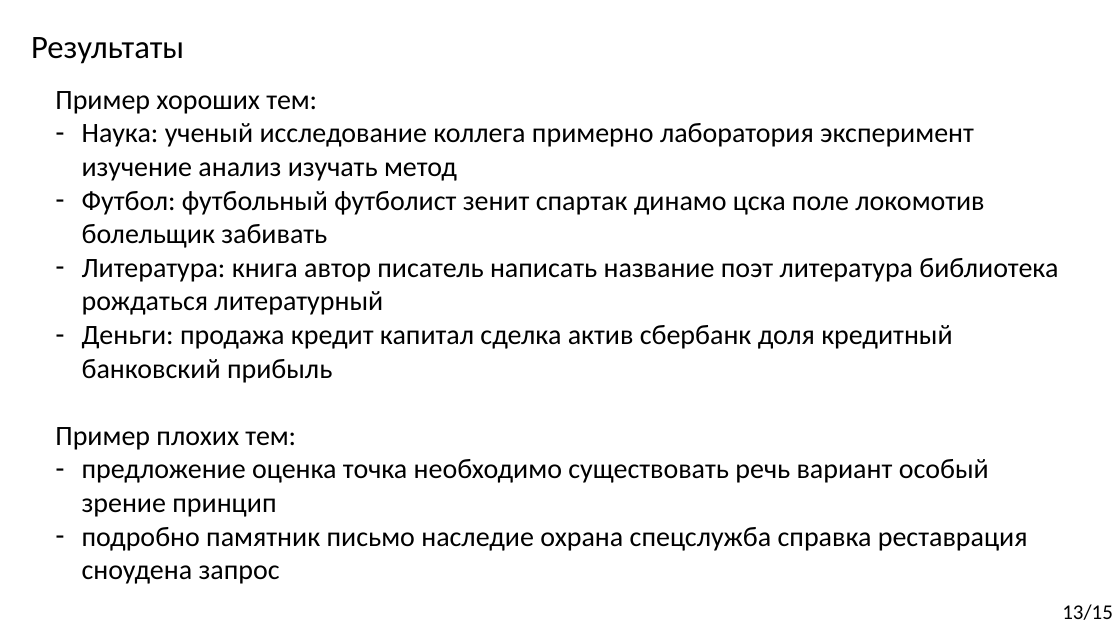
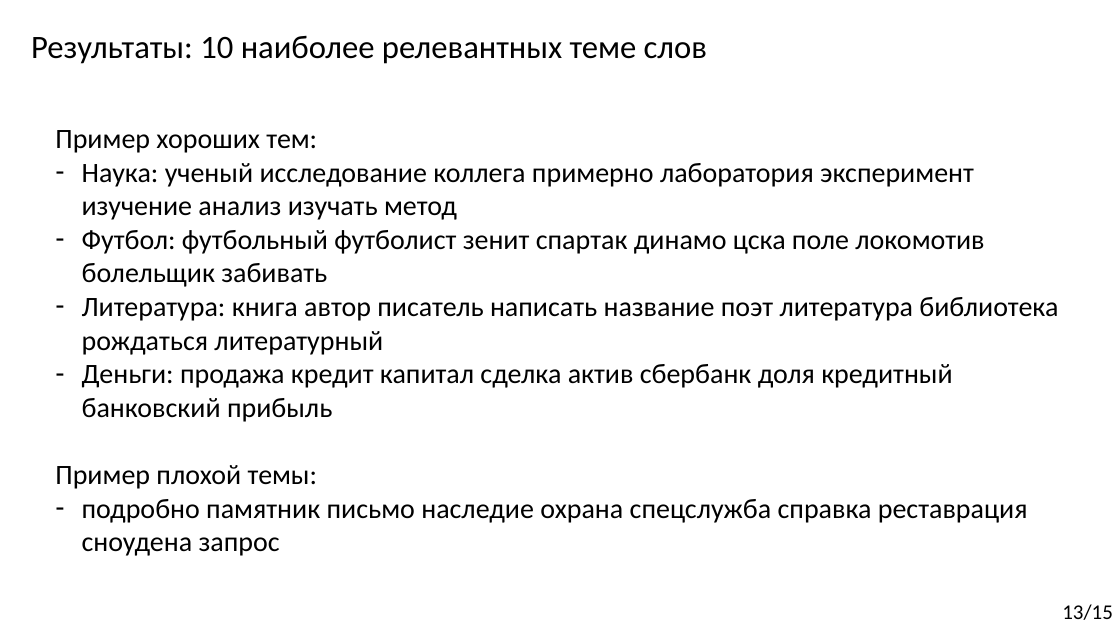
Before and after one commit to Kirmark/bachelor-qualification-work, a slide deck: slide 13 of presentation/presentation.pptx. Drawn at 1120x630 pixels with LibreOffice and Linux fonts; fonts in the diff are those of the drawing. Boxes give left, top, right and bottom in pixels: in the first picture for what was removed or moved away, otherwise in the second. Text is boxed around its words. In the diff, an @@ line names an element or a change of style, - is before the commit and + after.

```diff
--- a/presentation/presentation.pptx
+++ b/presentation/presentation.pptx
@@ text at box(31, 35, 707, 64): text changed @@
-Результаты
+Результаты: 10 наиболее релевантных теме слов
@@ text "Пример хороших тем:": place and size @@
-text "Пример хороших тем:" at box(55, 91, 1058, 584)
+text "Пример хороших тем:" at box(55, 130, 1058, 556)
@@ text at box(55, 465, 317, 489): text changed @@
-Пример плохих тем:
-– предложение оценка точка необходимо существовать речь вариант особый зрение принцип
+Пример плохой темы:
```
Also in this commit, not shown: 8 other slides changed, 4 slides added, 4 slides removed, 5 other files.
